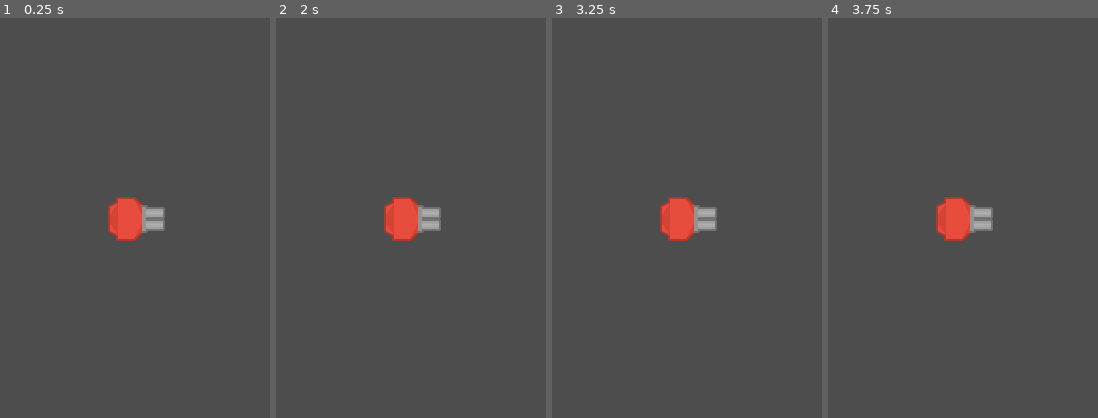
Above: before the commit, frames 1-4 (left to right).
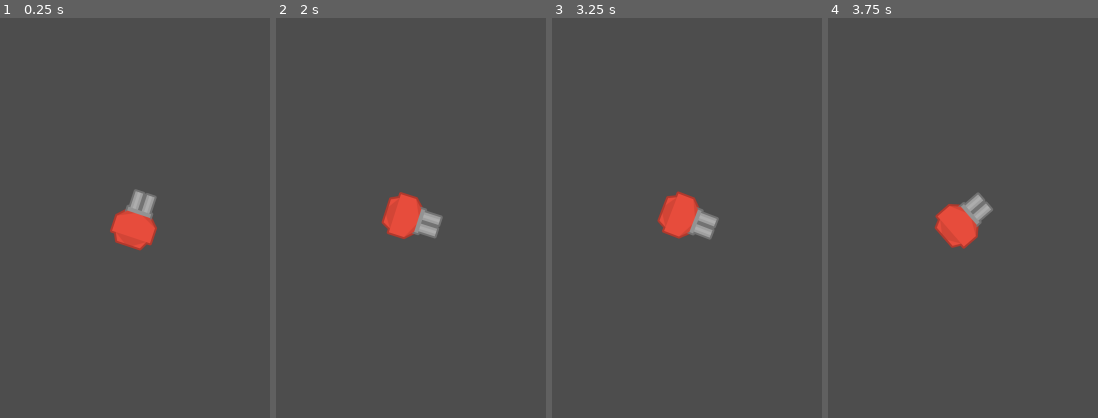
Above: after the commit, the same moments.

Repository: mmm-sauce/turret
Game: Godot game, scene res://scenes/main.tscn
Two runs of this game, one before a commit and one after it. Both use one fixed random seed, a clock stepped at 60 frames per second and the inputs below.
Inputs (mouse positions are % of the whole screen's width and height, from its top left):
- Up to frame 1 (0.25 s): no input
- Up to frame 2 (2 s): move the mouse to (72, 45) at 0.52 s; hold D (turn_right) 0.53-1.28 s; click (72, 45) at 0.67 s; move the mouse to (30, 55) at 1.27 s; hold A (turn_left) from 1.28 s (still down); click (30, 55) at 1.42 s
- Up to frame 3 (3.25 s): move the mouse to (60, 28) at 2.02 s; release A (turn_left) at 2.03 s; hold D (turn_right) from 2.03 s (still down); click (60, 28) at 2.17 s; move the mouse to (45, 70) at 2.77 s; click (45, 70) at 2.92 s
- Up to frame 4 (3.75 s): move the mouse to (80, 65) at 3.52 s; release D (turn_right) at 3.53 s; hold A (turn_left) from 3.53 s (still down); click (80, 65) at 3.67 s
The pictures show only the part of the screen within x 25-75%, y 35-85%; the shares and areas given below are measured in that part.

The runs differ from the first frame. In frame 1, 1.7% of the frame differs, in the area x 40-62%, y 42-59%; in frame 2, 0.9%; in frame 3, 0.9%; in frame 4, 1.2%.
Error before the commit: Invalid operands 'Vector2' and 'float' in operator '-'. (res://scripts/cannon.gd:20)

Commit message:
Canon aim towards cursor
Still buggy

Diff:
--- a/turret/scripts/cannon.gd
+++ b/turret/scripts/cannon.gd
@@ -1,32 +1,36 @@
 extends CharacterBody2D
 
-
 @export var bullet_scene: PackedScene
-const turnSpeed = .08
+const turnSpeed = 5
 var barrel = 1
 
 var clickPos = Vector2.ZERO
+var clickAngle = 0
 
+# Set the click angle to the angle of the most recent click
+#func _input(event):
+	#if event is InputEventMouseButton:
+		#clickPos = event.position
+		#var direction = (clickPos - position).normalized()
+		#clickAngle = direction.angle()
+		#shoot = true
 
-func _input(event):
-	if event is InputEventMouseButton:
-		clickPos = event.position  # Set the target position to the most recent click
-
-
-# Called every frame. 'delta' is the elapsed time since the previous frame.
 func _physics_process(delta: float) -> void:
 
-
-	var angleDiff = clickPos - rotation
+	clickPos = get_global_mouse_position()
+	var direction = (clickPos - position).normalized()
+	clickAngle = direction.angle()
 
 	# Picks between turning CW and CCW depending on shortest distance
+	var angleDiff = clickAngle - rotation
 	angleDiff = wrapf(angleDiff, -PI, PI)
 
-	# Rotate towards the target angle
+	# Rotate towards the click
 	rotation += sign(angleDiff) * min(abs(angleDiff), turnSpeed * delta)
 
-
-
+	if Input.is_mouse_button_pressed(1) and angleDiff == 0:
+		await get_tree().create_timer(.1).timeout
+		fire_bullet()
 
 	#Input handling
 	if Input.is_action_pressed("turn_left"):
Not shown, added: turret/scenes/can52C7.tmp
Not shown, added: turret/scenes/can65D2.tmp
